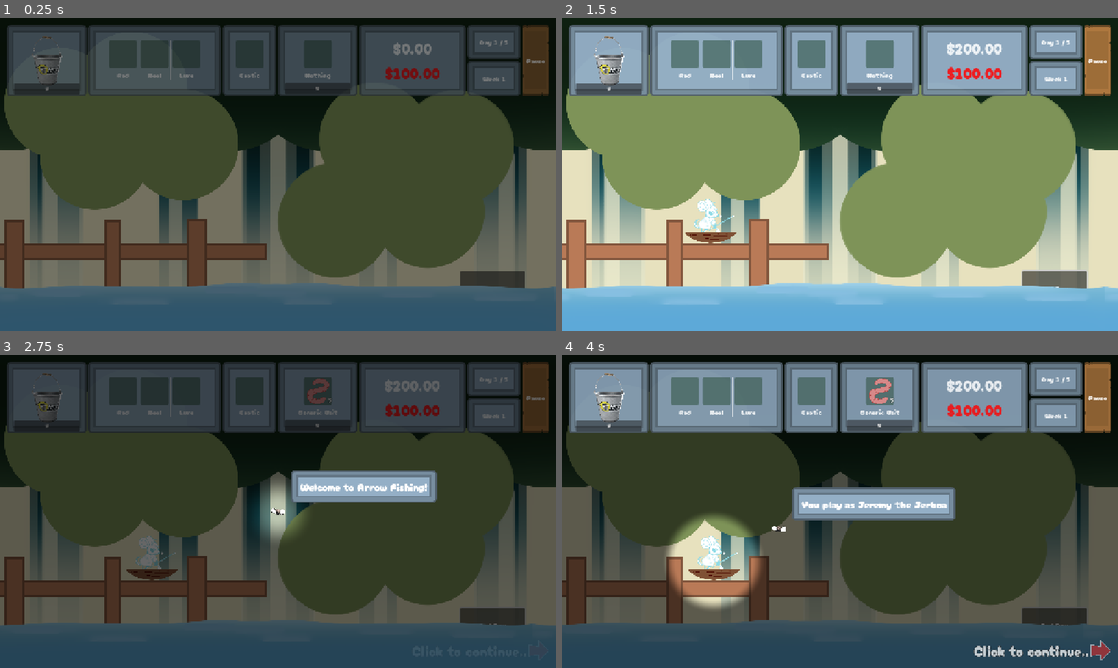
Above: before the commit, frames 1-4 (two rows, left to right).
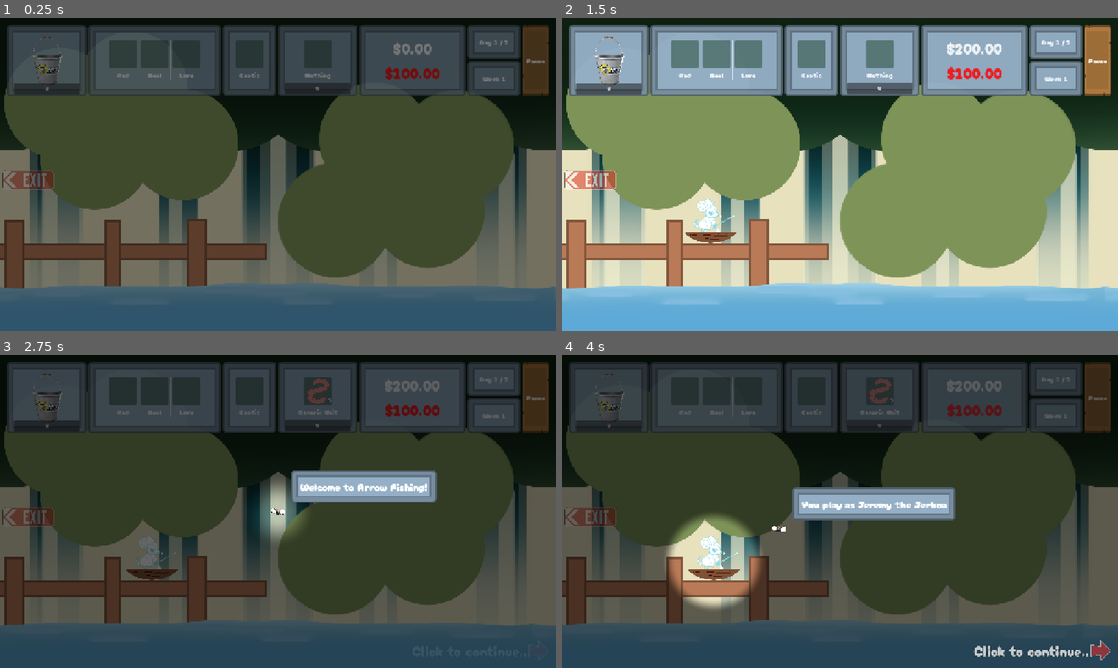
Above: after the commit, the same moments.

Repository: Meoah/Team-Awesome
Game: Godot game, scene res://scenes/game/main/daytime_main.tscn
The game is run twice, just before and just after one commit, with the same random seed, the same clock (stepped at 60 frames per second) and the same inputs. This scene is started directly instead of the project's main scene. Sound files missing from this copy of the repository are replaced by a short silence.
Inputs (mouse positions are in pixels of both pictures, inside the frame that each line leads up to):
- Up to frame 1 (0.25 s): no input
- Up to frame 2 (1.5 s): click (1056, 290) at 0.5 s, where only the run before the commit has a clickable "End Day"; click "FREE MONEY (debug)" at 1.25 s
- Up to frame 3 (2.75 s): click "V" at 2 s
- Up to frame 4 (4 s): click "V" at 2.75 s; tap Enter at 3.5 s; drag from (684, 392) to (634, 567) at 3.52 s

The runs differ from the first frame. In frame 1, 1.0% of the frame differs, in the area x 0-95%, y 48-87%; in frame 2, 1.2%; in frame 3, 0.9%; in frame 4, 23%, in the area x 0-99%, y 2-87%.

Commit message:
Exit to the left works

Diff:
--- a/scenes/game/main/daytime_main.tscn
+++ b/scenes/game/main/daytime_main.tscn
@@ -11,9 +11,13 @@
 [ext_resource type="Script" path="res://scripts/game/camera/day_cam.gd" id="8_3kam8"]
 [ext_resource type="Texture2D" uid="uid://bkbsok460ot6f" path="res://assets/textures/background/PlaceholderDock.png" id="8_uwg24"]
 [ext_resource type="Texture2D" uid="uid://gm82txfpgbpv" path="res://assets/textures/vfx/FISH/Fish 01.png" id="9_3kam8"]
+[ext_resource type="Texture2D" uid="uid://4i2j3bsn3hw5" path="res://assets/textures/debug/ExitSign.png" id="9_fhkke"]
 [ext_resource type="PackedScene" uid="uid://cjoxd6e64nw52" path="res://scenes/ui/hud/hud.tscn" id="10_3kam8"]
 [ext_resource type="Texture2D" uid="uid://q3uv13ote634" path="res://assets/textures/vfx/FISH/Fish 02.png" id="10_nw8sa"]
 [ext_resource type="PackedScene" uid="uid://5ebmwhe881d" path="res://scenes/game/cutscenes/tutorial_sequence.tscn" id="14_i6nw5"]
+
+[sub_resource type="RectangleShape2D" id="RectangleShape2D_f86r6"]
+size = Vector2(10, 100)
 
 [sub_resource type="PhysicsMaterial" id="PhysicsMaterial_ovom5"]
 
@@ -165,6 +169,20 @@
 position = Vector2(-100, 475)
 scale = Vector2(0.15348448, 0.15348448)
 
+[node name="ExitSign" type="Area2D" parent="."]
+position = Vector2(0, 400)
+collision_layer = 4
+
+[node name="Sprite2D" type="Sprite2D" parent="ExitSign"]
+modulate = Color(1, 1, 1, 0.5)
+position = Vector2(66, -27.00001)
+scale = Vector2(0.2, 0.2)
+texture = ExtResource("9_fhkke")
+
+[node name="CollisionShape2D" type="CollisionShape2D" parent="ExitSign"]
+shape = SubResource("RectangleShape2D_f86r6")
+debug_color = Color(0.6256581, 0.52917874, 0.15804198, 0.41960785)
+
 [node name="Dock" type="Sprite2D" parent="."]
 position = Vector2(451, 484)
 texture = ExtResource("8_uwg24")
@@ -221,20 +239,6 @@
 
 [node name="HUD" parent="." instance=ExtResource("10_3kam8")]
 
-[node name="Button" type="Button" parent="."]
-layout_mode = 1
-anchors_preset = 3
-anchor_left = 1.0
-anchor_top = 1.0
-anchor_right = 1.0
-anchor_bottom = 1.0
-offset_left = 1060.0
-offset_top = 582.0
-offset_right = 1208.0
-offset_bottom = 666.0
-grow_horizontal = 0
-grow_vertical = 0
-text = "End Day"
-
+[connection signal="area_entered" from="ExitSign" to="." method="_on_exit_sign_area_entered"]
+[connection signal="body_entered" from="ExitSign" to="." method="_on_exit_sign_body_entered"]
 [connection signal="animation_finished" from="FISH" to="." method="_on_fish_animation_finished"]
-[connection signal="pressed" from="Button" to="." method="_on_button_pressed"]
--- a/scripts/game/main/daytime_main.gd
+++ b/scripts/game/main/daytime_main.gd
@@ -75,5 +75,5 @@
 func _idle_state() -> void:
 	AudioEngine.play_bgm(default_bgm)
 
-func _on_button_pressed():
-	_end_day()
+func _on_exit_sign_body_entered(body: Node2D) -> void:
+	if body is MainCharacter : _end_day()
Binary file added: assets/textures/debug/ExitSign.png
Not shown, added: assets/textures/debug/ExitSign.png.import
Not shown: 1 places in scenes/game/main/daytime_main.tscn that only renumber resources
